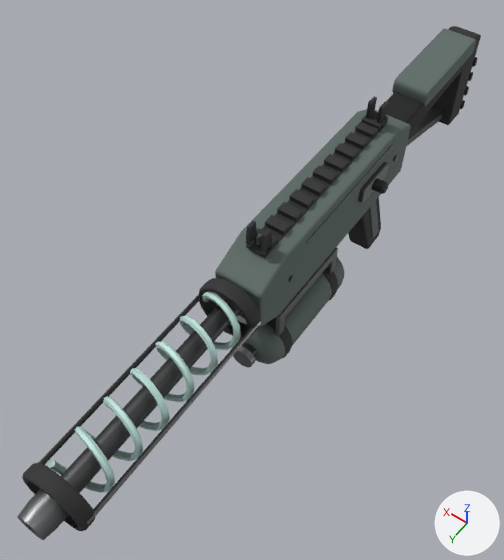
One commit to the glTF model assets/models/weapons/cryo_lance.glb: the scene before it, then after it.
Before and after are seen from a 50 mm camera at (-0.286, 0.562, 0.67) aimed at (0.039, 0.107, -0.044). The axes (+X, +Y, +Z) are drawn at lower right. The lights are the same throughout. The older version comes first. Where no turn or scale is listed for an object, it has been applied to the vertices. Vertices at exactly the same position are counted once.

Objects in the first picture: 'Barrel', 'Bolt', 'CondenserCoils', 'IronSights', 'Magazine', 'Receiver', 'Stock'.
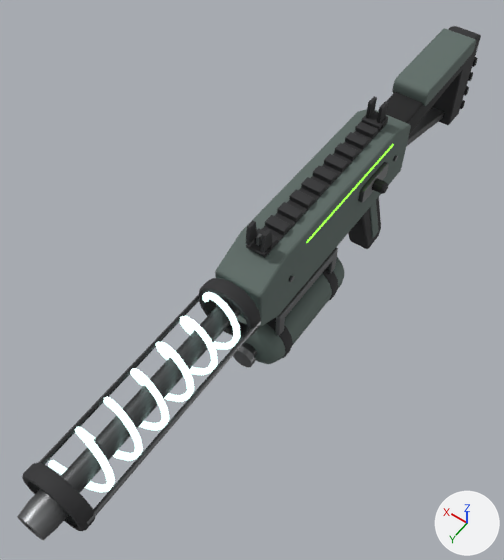
Changed parts and their boxes (x1, y1, x2, y2) in the pictures (504 x 560 px):
'CondenserCoils', surface changed: (48, 292, 241, 493) in both
part 1 of me_receiver, recoloured: (306, 144, 394, 243) in both

The change, as a list of edits to the scene's bpy script:
```text
Change mat_gunmetalknurled:
    where n0 = _N.new('ShaderNodeBsdfPrincipled'); n0.name = 'Principled BSDF'
    add n0.inputs[28].default_value = 1.282  # 'Emission Strength'
Add mat_olivepolymer:
    mat_olivepolymer = bpy.data.materials.new('OlivePolymer')
    # nodes: BsdfPrincipled, Mix, OutputMaterial, VertexColor
    # colours: green #8dff3a, mixed with the vertex colours
Change me_receiver:
    where me_receiver.from_pydata(...)  # 1442 vertices, 2816 faces; spans x -0.035..0.035, y -0.169..0.19, z -0.174..0.093
    used by ob_receiver; location = (0.0, 0.0, 0.0)
    me_receiver part 1: 120 faces spanning x -0.033..0.033, y -0.105..0.1, z 0.069..0.072 switch from mat_gunmetal to mat_olivepolymer
```
